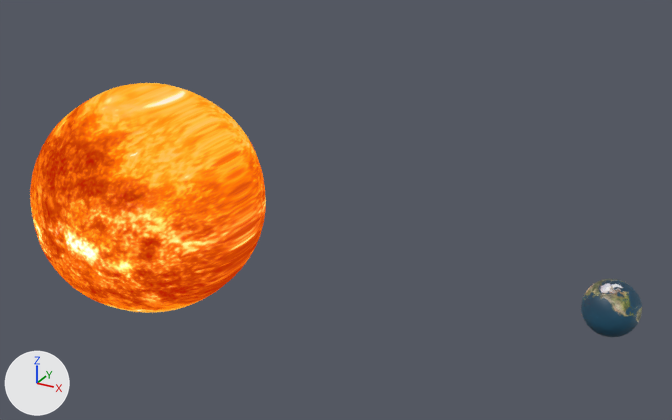
Renders of the Blender file scene/scene.blend from each side of a commit.
The view is the same before and after, from a 50 mm camera at (1260.0, -1451.0, 795.0) aimed at (437.0, 44.0, 47.0). The lights are fixed; the arrows at lower left show +X, +Y and +Z.

Script lines for the objects in view, before the commit:
```python
ob_earth = bpy.data.objects.new('Earth', me_icosphere_001)
ob_earth.location = (1000.0, 0.0, 0.0)
ob_earth.rotation_euler = (0.0, 0.0, 2293.0)  # degrees (0, 0, 339)
ob_sun = bpy.data.objects.new('Sun', me_icosphere_002)
ob_sun.location = (0.0, 0.0, 0.0)
```
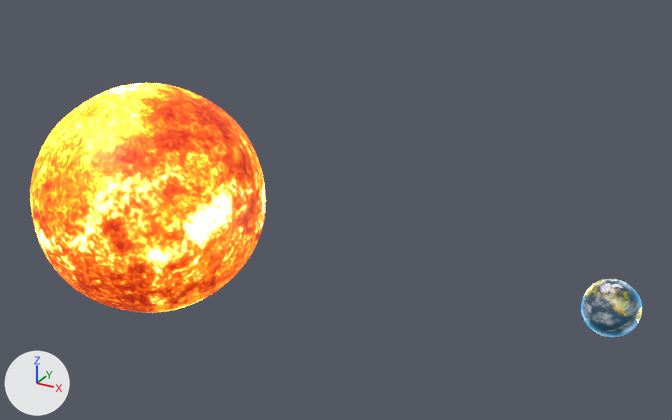
What differs and where, as boxes (x1, y1, x2, y2) in the pictures (672 x 420 px):
'Sun', recoloured, surface changed: (30, 83, 266, 313) in both
'Earth', surface changed: (581, 279, 642, 337) in both

What changed in the scene script:
```text
Change mat_mat_earth:
    remove # nodes: BsdfPrincipled, Bump, OutputMaterial, RGBToBW, TexImage
    nodes: AddShader, BsdfPrincipled x2, Bump x2, Fresnel, HueSaturation, Invert, Mapping, Math x2, OutputMaterial, RGBToBW, TexCoord, TexImage, TexVoronoi, ValToRGB x2, Value
    colours: black #000000, white #ffffff
Change mat_mat_sun:
    remove # nodes: OutputMaterial, TexImage
    nodes: BsdfPrincipled, Math, OutputMaterial, RGBToBW, TexImage, ValToRGB
    colours: black #000000, white #ffffff
Change me_icosphere_002:
    where me_icosphere_002.from_pydata(...)  # 3842 vertices, 3840 faces; spans x -250.0..250.0, y -250.0..250.0, z -250.0..250.0
    used by ob_sun; location = (0.0, 0.0, 0.0)
    me_icosphere_002 part 1: texture (UV) coordinates of 3840 of 3840 faces, centred in x -250.0..250.0, y -249.0..249.0, z -249.0..249.0, changed; they spanned u 0.26..0.72, v 0.03..0.95 and now span u -0.01..1.19, v 0.0..1.0
```
